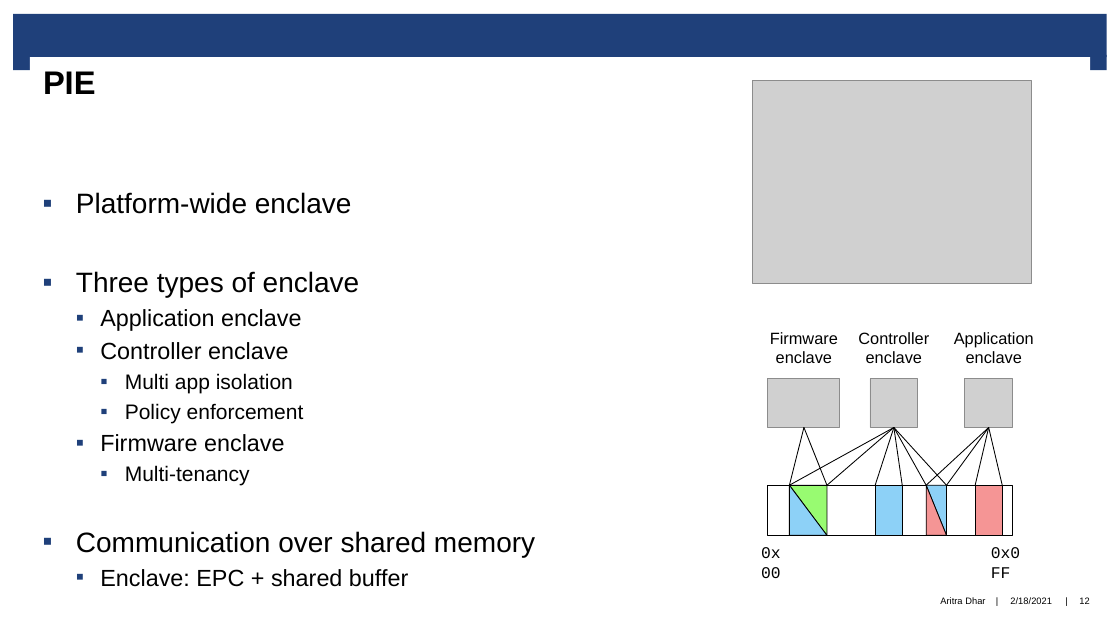
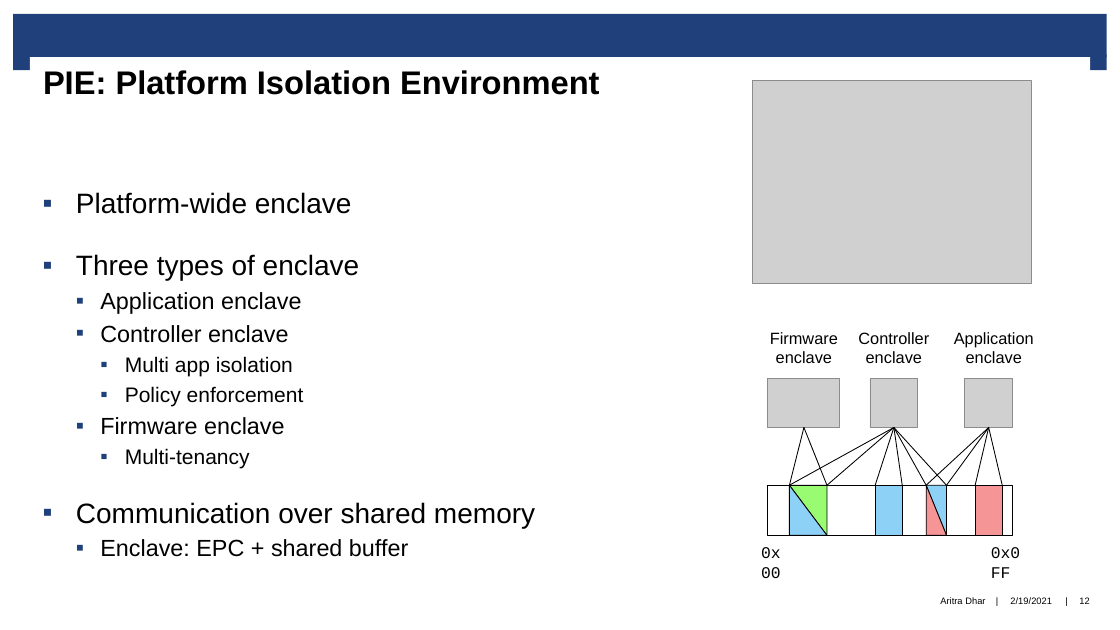
Before and after one commit to aritradhar/PhD-Thesis, a slide deck: slide 12 of chapters/PIE/slides/PIE.pptx. Drawn at 1120x630 pixels with LibreOffice and Linux fonts; fonts in the diff are those of the drawing; grey boxes stand for pictures; background and template pictures are left out. Boxes give left, top, right and bottom in pixels: in the first picture for what was removed or moved away, otherwise in the second. Text is boxed around its words. In the diff, an @@ line names an element or a change of style, - is before the commit and + after.

```diff
--- a/chapters/PIE/slides/PIE.pptx
+++ b/chapters/PIE/slides/PIE.pptx
@@ title at (x1=43, y1=70, x2=599, y2=95): text changed @@
-PIE
+PIE: Platform Isolation Environment
@@ text "Platform-wide enclave" rewrapped from (x1=76, y1=192, x2=535, y2=587) to (x1=76, y1=192, x2=535, y2=557) @@
```
Also in this commit, not shown: 22 other slides changed, 7 other files.
